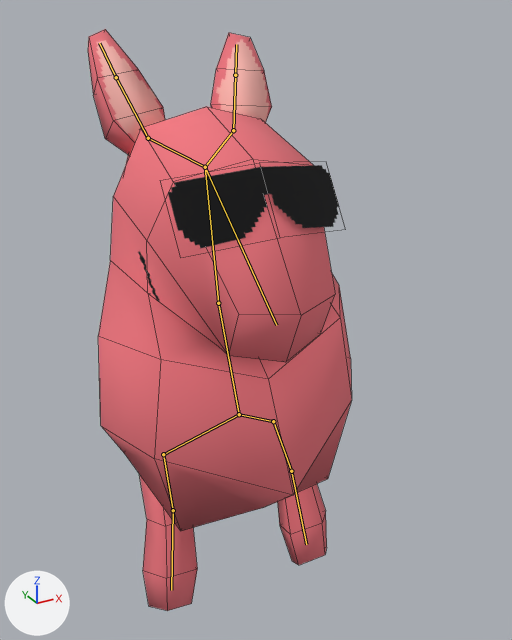
The Blender file Capstone Project/Assets/Blender/Mr. Mackinley/Mr. Mackinley.blend as it was, and as the next commit left it.
The view is the same before and after, from a 50 mm lens placed at (-1.48, -2.81, 1.58), pointed at (0.09, 0.05, 0.15). Lighting does not change. The marker at lower left points along +X, +Y and +Z. Both versions are drawn at frame 1 of the action 'Fall_loop'; the numbers are the values there. The bones that bend it are drawn over the model as lines. Mesh edges are drawn as thin lines.

The first picture shows 'Body', 'Ears', 'Feet', 'Shades'.
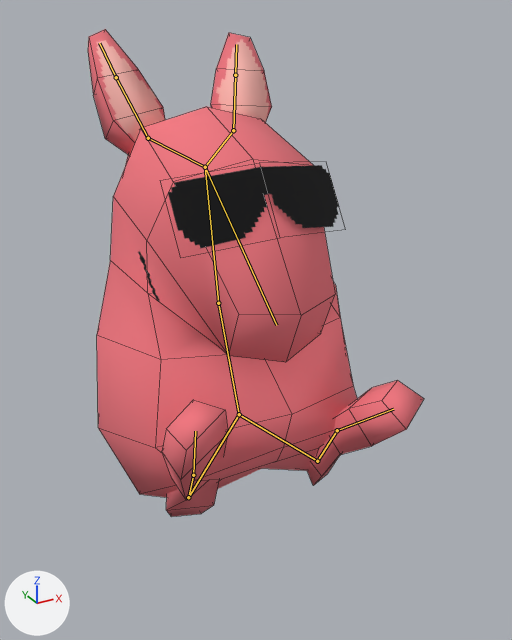
Pixel boxes (x1, y1, x2, y2) of what changed, in the pictures (512 x 640 px):
'Body', posed (8% shorter)
    before: (98, 107, 352, 531)
    after: (97, 107, 357, 497)
'Feet', posed
    before: (139, 474, 327, 611)
    after: (162, 380, 424, 517)
bone 'Thigh.L', root to tip
    before: (239, 414) to (273, 421)
    after: (239, 414) to (317, 461)
bone 'Heel.L', root to tip
    before: (273, 421) to (291, 471)
    after: (317, 461) to (337, 430)
bone 'Thigh.R', root to tip
    before: (239, 414) to (163, 454)
    after: (239, 414) to (188, 497)
bone 'Heel.R', root to tip
    before: (163, 454) to (173, 510)
    after: (188, 497) to (193, 475)
bone 'Toe.R', root to tip
    before: (173, 510) to (171, 590)
    after: (193, 475) to (195, 431)

The change, as a list of edits to the scene's bpy script:
```text
Change bone_thigh_l:
    where bone_thigh_l = bpy.data.objects['Armature'].pose.bones['Thigh.L']
    bone_thigh_l.rotation_quaternion: (0.95, -0.147, 0.155, 0.228) -> (0.889, -0.111, -0.395, -0.204)  # degrees (-13, 21, 25) -> degrees (-3, -48, -24)
Change bone_heel_l:
    where bone_heel_l = bpy.data.objects['Armature'].pose.bones['Heel.L']  # child of 'Thigh.L'
    bone_heel_l.rotation_quaternion: (0.902, -0.185, 0.386, -0.049) -> (0.925, 0.079, 0.355, -0.107)  # degrees (-30, 43, -18) -> degrees (5, 42, -11)
Change bone_thigh_r:
    where bone_thigh_r = bpy.data.objects['Armature'].pose.bones['Thigh.R']
    bone_thigh_r.rotation_quaternion: (0.951, -0.142, -0.161, -0.224) -> (0.963, -0.122, 0.229, 0.071)  # degrees (-12, -22, -24) -> degrees (-13, 27, 5)
Change bone_heel_r:
    where bone_heel_r = bpy.data.objects['Armature'].pose.bones['Heel.R']  # child of 'Thigh.R'
    bone_heel_r.rotation_quaternion: (0.934, -0.179, -0.311, -0.001) -> (0.932, 0.249, -0.234, 0.123)  # degrees (-24, -35, 8) -> degrees (28, -30, 7)
Change bone_toe_r:
    where bone_toe_r = bpy.data.objects['Armature'].pose.bones['Toe.R']  # child of 'Heel.R'
    bone_toe_r.rotation_quaternion: (0.974, -0.226, -0.03, 0.0) -> (0.933, 0.055, 0.356, -0.001)  # degrees (-26, -3, 1) -> degrees (8, 42, 3)
```
